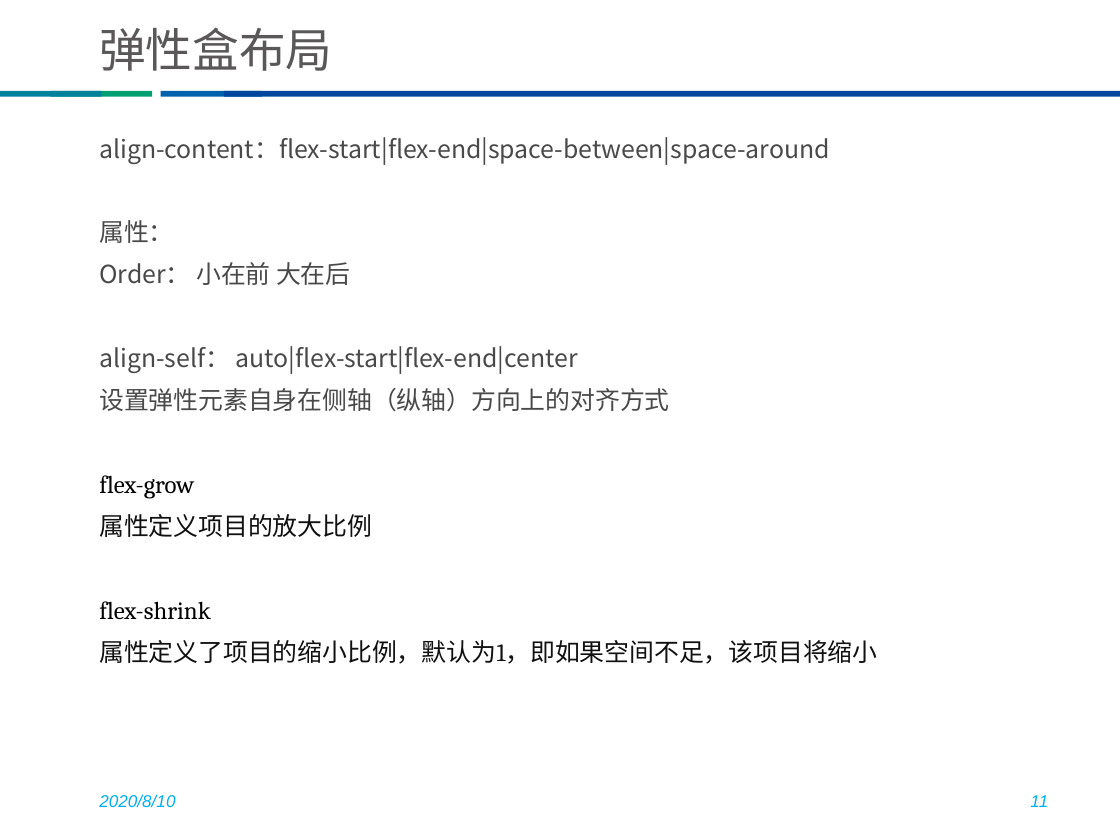
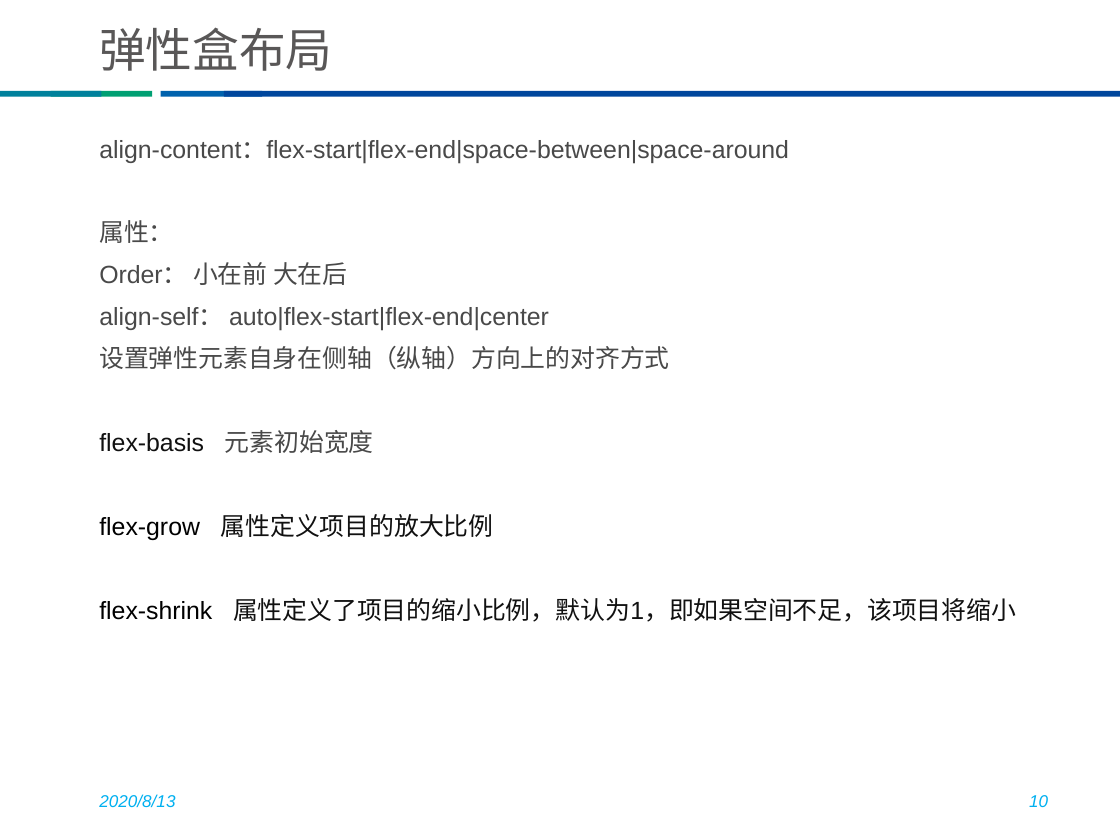
Before and after one commit to he8hepeng/thunisoftCli3, a slide deck: slide 10 of css教案（修改版）.pptx (slide 11 before the commit). Drawn at 1120x840 pixels with LibreOffice and Linux fonts; fonts in the diff are those of the drawing; background and template pictures are left out. Boxes give left, top, right and bottom in pixels: in the first picture for what was removed or moved away, otherwise in the second. Text is boxed around its words. In the diff, an @@ line names an element or a change of style, - is before the commit and + after.

```diff
--- a/css教案（修改版）.pptx
+++ b/css教案（修改版）.pptx
@@ text at (99,140,789,369): font Noto Sans CJK SC to Arial in "align-content：flex-start|flex-end|space-between|space-around", "属性：", "Order： 小在前 大在后", "align-self： auto|flex-start|flex-end|center" and 1 more places @@
@@ text at (99,430,1016,622): text changed; font Cambria to Arial @@
-flex-grow
-属性定义项目的放大比例
-flex-shrink
-属性定义了项目的缩小比例，默认为1，即如果空间不足，该项目将缩小
+flex-basis 元素初始宽度
+flex-grow 属性定义项目的放大比例
+flex-shrink 属性定义了项目的缩小比例，默认为1，即如果空间不足，该项目将缩小
@@ text at (99,794,175,807): text changed @@
-2020/8/10
+2020/8/13
@@ page number at (1029,795,1048,807): text changed @@
-11
+10
```
Also in this commit, not shown: 10 other slides changed, 4 slides added, 1 slide removed, 1 other file.
